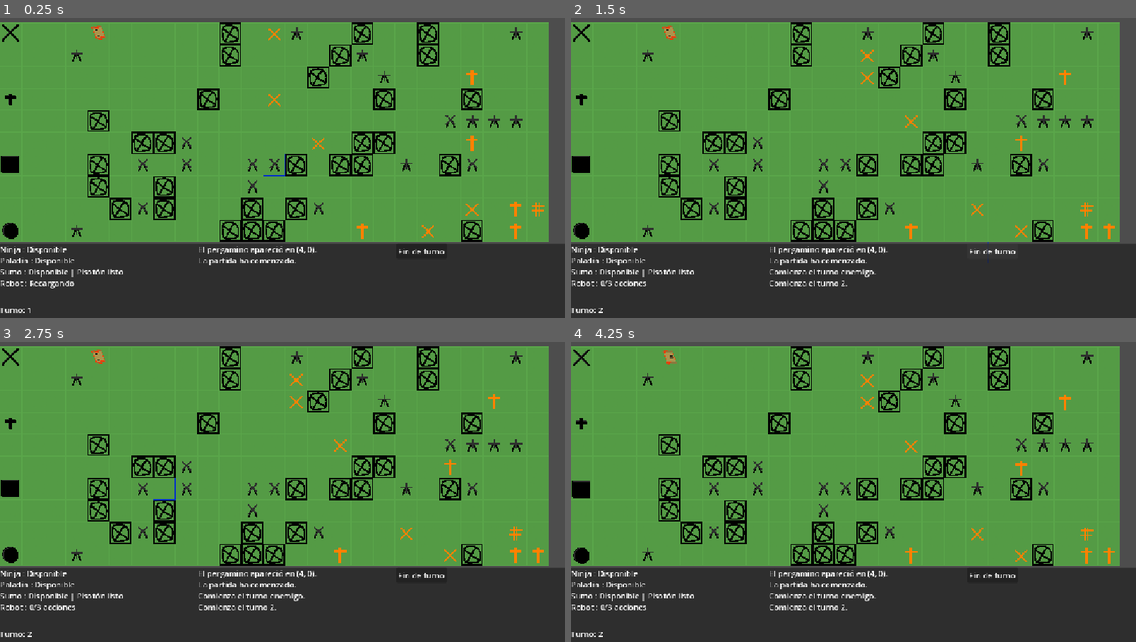
Above: before the commit, frames 1-4 (two rows, left to right).
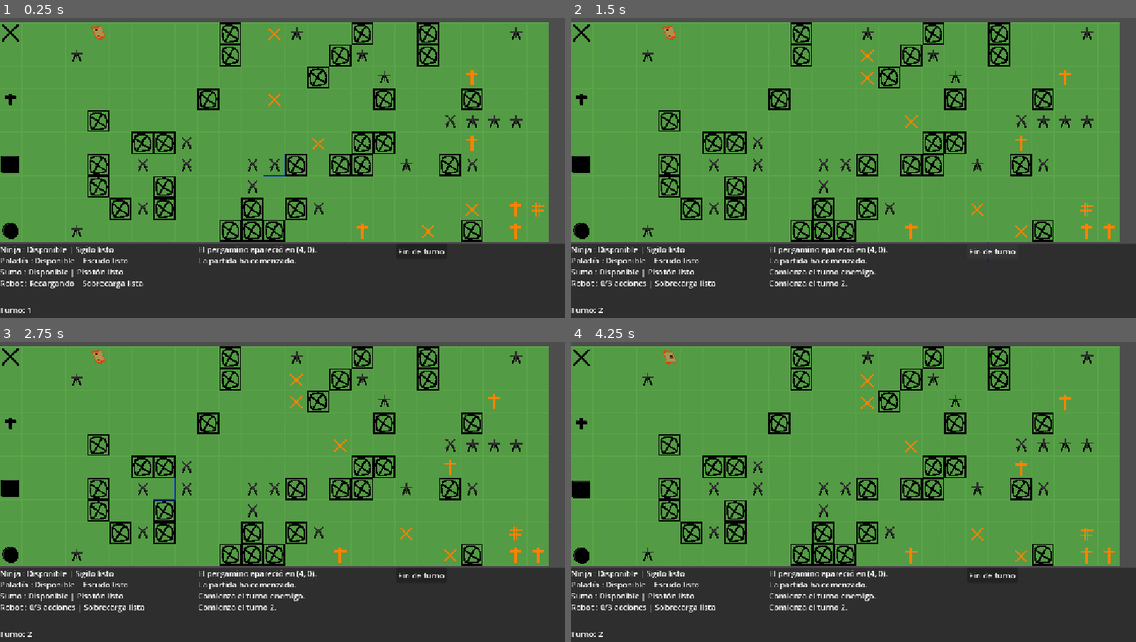
Above: after the commit, the same moments.

Repository: R0dr1go2oo3/Godot-4.7-LastEmissary
Game: Godot game, scene res://main.tscn
Same seed, same stepped clock (60 frames per second), same inputs: the game is played once before the commit and once after it.
Inputs (mouse positions are in pixels of both pictures, inside the frame that each line leads up to):
- Up to frame 1 (0.25 s): no input
- Up to frame 2 (1.5 s): move the mouse to (977, 144) at 0.52 s; hold Q (useHability) 0.53-1.25 s; click (977, 144) at 0.67 s; click "Fin de turno" at 1.25 s
- Up to frame 3 (2.75 s): move the mouse to (169, 498) at 2.02 s; tap Q (useHability) at 2.1 s; click (169, 498) at 2.17 s
- Up to frame 4 (4.25 s): move the mouse to (910, 414) at 2.77 s; hold Q (useHability) 2.78-3.53 s; click (910, 414) at 2.92 s; move the mouse to (825, 546) at 3.52 s; tap Q (useHability) at 3.6 s; click (825, 546) at 3.67 s

The runs differ from the first frame. In frame 1, 0.3% of the frame differs, in the area x 4-26%, y 76-91%; in frame 2, 0.3%; in frame 3, 0.3%; in frame 4, 0.3%.

Commit message:
todas las habilidades implementadas y mejor interfaz

Diff:
--- a/scripts/manager.gd
+++ b/scripts/manager.gd
@@ -134,6 +134,36 @@
 					turn_manager.get_robot_max_actions()
 				]
 
+			text += " | " + robot.get_overload_status()
+
+		elif character is Ninja:
+
+			var ninja := character as Ninja
+
+			if turn_manager.has_acted(character):
+
+				text += "Ninja : Ya actuó"
+
+			else:
+
+				text += "Ninja : Disponible"
+
+			text += " | " + ninja.get_stealth_status()
+
+		elif character is Paladin:
+
+			var paladin := character as Paladin
+
+			if turn_manager.has_acted(character):
+
+				text += "Paladín : Ya actuó"
+
+			else:
+
+				text += "Paladín : Disponible"
+
+			text += " | " + paladin.get_protection_status()
+
 		elif character is Sumo:
 
 			var sumo := character as Sumo
@@ -146,13 +176,7 @@
 
 				text += "Sumo : Disponible"
 
-			if sumo.stomp_ready:
-
-				text += " | Pisotón listo"
-
-			else:
-
-				text += " | Pisotón (%d)" % sumo.stomp_steps_left
+			text += " | " + sumo.get_stomp_status()
 
 		else:
 
@@ -268,6 +292,11 @@
 
 			board.add_log("Robot activa Sobrecarga.")
 			update_hud()
+			return
+
+		board.add_log(
+			robot.get_overload_status()
+		)
 
 		return
 
@@ -285,52 +314,48 @@
 			update_hud()
 			return
 
-		if ninja.stealth_active:
-
-			board.add_log("El Ninja ya está oculto.")
-
-		elif ninja.stealth_prepared:
-
-			board.add_log("El Sigilo ya está preparado.")
-
-		else:
+		board.add_log(
+			ninja.get_stealth_status()
+		)
+
+		return
+
+	# =====================================
+	# Paladín
+	# =====================================
+
+	if selected_character is Paladin:
+
+		var paladin := selected_character as Paladin
+
+		if !turn_manager.can_act(paladin):
+			return
+
+		if paladin.use_protection():
 
 			board.add_log(
-				"Sigilo en recarga. Restan "
-				+ str(ninja.stealth_steps_left)
-				+ " movimientos."
+				"Paladín protegió a los aliados cercanos."
 			)
 
-		return
-
-	# =====================================
-	# Paladín
-	# =====================================
-
-	if selected_character is Paladin:
-
-		var paladin := selected_character as Paladin
-
-		if !turn_manager.can_act(paladin):
-			return
-
-		if !paladin.use_protection():
+			turn_manager.register_action(paladin)
+
+			deselect()
+
+			update_hud()
+
+			return
+
+		if paladin.can_use_protection():
 
 			board.add_log(
 				"No hay aliados cercanos para proteger."
 			)
 
-			return
-
-		board.add_log(
-			"Paladín protegió a los aliados cercanos."
-		)
-
-		turn_manager.register_action(paladin)
-
-		deselect()
-
-		update_hud()
+		else:
+
+			board.add_log(
+				paladin.get_protection_status()
+			)
 
 		return
 
@@ -345,9 +370,7 @@
 		if !sumo.stomp_ready:
 
 			board.add_log(
-				"Pisotón en recarga. Restan "
-				+ str(sumo.stomp_steps_left)
-				+ " movimientos."
+				sumo.get_stomp_status()
 			)
 
 			return
@@ -445,12 +468,23 @@
 			board.add_log("Ninja sale del Sigilo.")
 
 	# =====================================
+	# Paladín
+	# =====================================
+
+	if selected_character is Paladin:
+
+		var paladin := selected_character as Paladin
+
+		paladin.finish_move()
+
+	# =====================================
 	# Sumo
 	# =====================================
 
 	if selected_character is Sumo:
 
 		var sumo := selected_character as Sumo
+
 		sumo.finish_move()
 
 	message_manager.check_scroll(
--- a/scripts/ninja.gd
+++ b/scripts/ninja.gd
@@ -83,6 +83,23 @@
 	return stealth_active
 
 
+func get_stealth_status() -> String:
+
+	if stealth_active:
+
+		return "Oculto"
+
+	if stealth_prepared:
+
+		return "Sigilo preparado"
+
+	if stealth_ready:
+
+		return "Sigilo listo"
+
+	return "Sigilo listo en %d pasos" % stealth_steps_left
+
+
 func get_possible_moves_from(
 	cell: Vector2i,
 	ignore_units := false
--- a/scripts/paladin.gd
+++ b/scripts/paladin.gd
@@ -3,9 +3,23 @@
 class_name Paladin
 
 
+const PROTECTION_COOLDOWN := 5
+
+# Puede usar el escudo cuando la habilidad está lista.
+var protection_ready := true
+
+# Movimientos restantes para recuperar la habilidad.
+var protection_steps_left := 0
+
+
+func can_use_protection() -> bool:
+
+	return alive and protection_ready
+
+
 func use_protection() -> bool:
 
-	if !alive:
+	if !can_use_protection():
 		return false
 
 	var protected_someone := false
@@ -44,7 +58,32 @@
 			target.name + " recibió un escudo."
 		)
 
+	if protected_someone:
+
+		protection_ready = false
+		protection_steps_left = PROTECTION_COOLDOWN
+
 	return protected_someone
+
+
+func finish_move():
+
+	if protection_steps_left > 0:
+
+		protection_steps_left -= 1
+
+		if protection_steps_left == 0:
+
+			protection_ready = true
+
+
+func get_protection_status() -> String:
+
+	if protection_ready:
+
+		return "Escudo listo"
+
+	return "Escudo listo en %d pasos" % protection_steps_left
 
 
 func get_possible_moves_from(
@@ -100,7 +139,10 @@
 		# Permitir un salto reducido hacia la meta.
 		if dir.x == 1 and target.x == BoardState.ROWS:
 
-			target = Vector2i(BoardState.ROWS - 1, target.y)
+			target = Vector2i(
+				BoardState.ROWS - 1,
+				target.y
+			)
 
 		if !board.is_inside_board(target):
 			continue
--- a/scripts/robot.gd
+++ b/scripts/robot.gd
@@ -8,9 +8,11 @@
 
 var overload_active := false
 
+
 func can_use_overload() -> bool:
 
 	return !overload_active
+
 
 func activate_overload() -> bool:
 
@@ -18,11 +20,22 @@
 		return false
 
 	overload_active = true
+
 	return true
+
 
 func finish_turn():
 
 	overload_active = false
+
+
+func get_overload_status() -> String:
+
+	if overload_active:
+
+		return "Sobrecarga activa"
+
+	return "Sobrecarga lista"
 
 
 func get_possible_moves_from(
@@ -32,7 +45,7 @@
 
 	var moves: Array[Vector2i] = []
 
-	var directions = [
+	var directions := [
 		Vector2i(-1, -1),
 		Vector2i(0, -1),
 		Vector2i(1, -1),
@@ -43,9 +56,9 @@
 		Vector2i(1, 1)
 	]
 
-	for dir in directions:
+	for dir: Vector2i in directions:
 
-		var target = cell + dir
+		var target := cell + dir
 
 		if !board.is_inside_board(target):
 			continue
--- a/scripts/sumo.gd
+++ b/scripts/sumo.gd
@@ -7,6 +7,15 @@
 
 var stomp_ready := true
 var stomp_steps_left := 0
+
+
+func get_stomp_status() -> String:
+
+	if stomp_ready:
+
+		return "Pisotón listo"
+
+	return "Pisotón listo en %d pasos" % stomp_steps_left
 
 
 func use_stomp() -> bool:
--- a/scripts/turnManager.gd
+++ b/scripts/turnManager.gd
@@ -98,8 +98,8 @@
 		if !character.alive:
 			continue
 
-		# El escudo del Paladín dura
-		# hasta el inicio del siguiente turno.
+		# El escudo dura hasta el inicio
+		# del siguiente turno.
 		character.protection = false
 
 	if robot != null:
